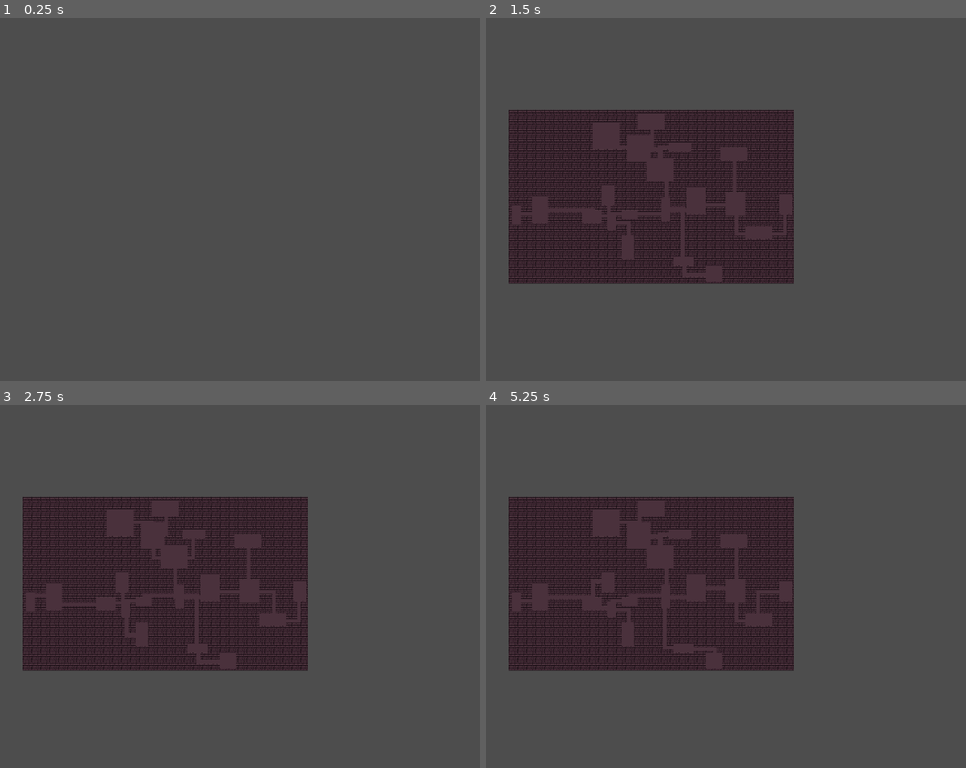
Above: before the commit, frames 1-4 (two rows, left to right).
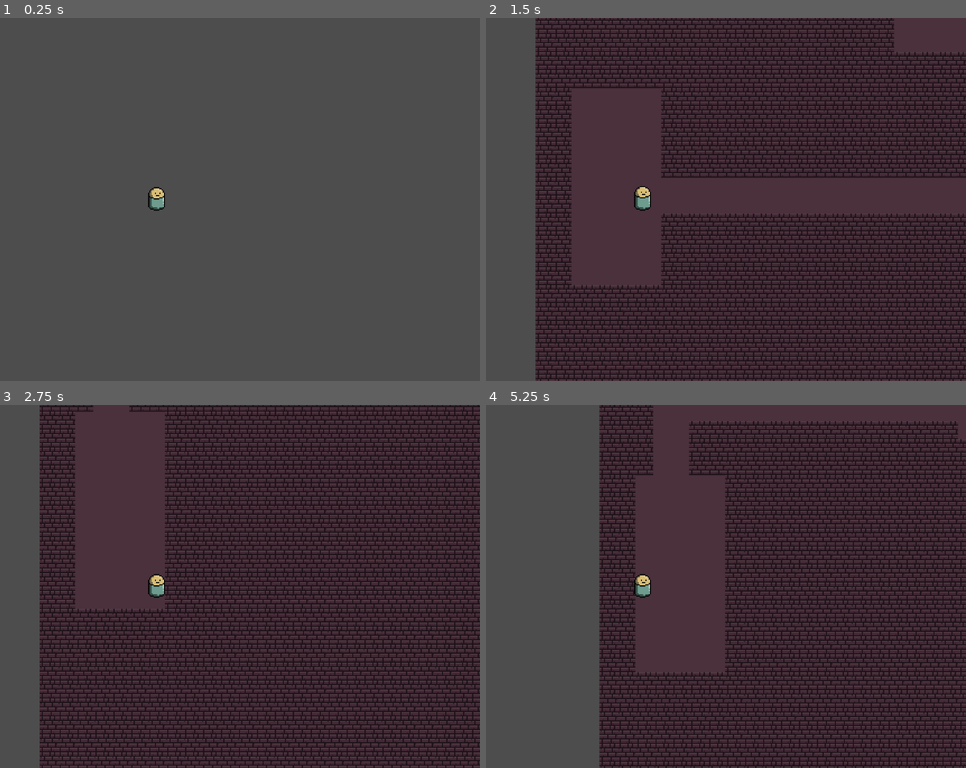
Above: after the commit, the same moments.

Repository: guywiththenose/DungeonGame
Game: Godot game, scene res://Tilemap/main.tscn
Two runs of this game, one before a commit and one after it. Both use one fixed random seed, a clock stepped at 60 frames per second and the inputs below.
Inputs:
- Up to frame 1 (0.25 s): no input
- Up to frame 2 (1.5 s): tap Enter at 0.5 s; hold D (right) 0.53-1.28 s; hold Space (make) 0.53-1.28 s; hold S (down) from 1.28 s (still down); tap Space (make) at 1.35 s
- Up to frame 3 (2.75 s): release S (down) at 2.03 s; hold D (right) from 2.03 s (still down); hold Space (make) from 2.03 s (still down)
- Up to frame 4 (5.25 s): release D (right) at 2.78 s; release Space (make) at 2.78 s; hold W (up) 2.78-3.53 s; tap Space (make) at 2.85, 4.35 s; hold Space (make) 3.53-4.28 s; hold A (left) 3.53-5.03 s; tap Enter at 5 s; hold S (down) from 5.03 s (still down); hold Space (make) from 5.03 s (still down)

The runs differ from the first frame. In frame 1, 0.2% of the frame differs, in the area x 30-35%, y 46-54%; in frame 2, 68%; in frame 3, 69%, in the area x 4-100%, y 0-100%; in frame 4, 65%.
Error before the commit: Invalid call. Nonexistent function 'get_closest_point' in base 'Nil'. (res://Main.gd:99)
Error after the commit: Invalid call. Nonexistent function 'get_closest_point' in base 'Nil'. (res://Main.gd:105)

Commit message:
v1.7
character generation

Diff:
--- a/Main.gd
+++ b/Main.gd
@@ -5,7 +5,7 @@
 @onready var map = $TileMap
 
 var tile_size = 16
-var num_rooms = 50
+var num_rooms = 40
 var min_size = 4
 var max_size = 10
 var hspread = 400
@@ -14,14 +14,20 @@
 var path
 var start_room
 var end_room
+@onready var player = $Player
 
-var draw_rooms = false
+@export var draw_rooms = false
 
 func _ready():
 	randomize()
-	make_rooms()
-	find_end_room()
-	find_start_room()
+	await make_rooms()
+	await make_map()
+	await find_end_room()
+	await find_start_room()
+	await generate_player()
+
+func generate_player():
+	player.position = start_room.position
 
 func make_rooms():
 	for i in range(num_rooms):
--- a/Room.tscn
+++ b/Room.tscn
@@ -3,6 +3,9 @@
 [ext_resource type="Script" path="res://Room.gd" id="1_456wb"]
 
 [node name="Room" type="RigidBody2D"]
+collision_layer = 2
+collision_mask = 2
+lock_rotation = true
 script = ExtResource("1_456wb")
 
 [node name="CollisionShape2D" type="CollisionShape2D" parent="."]
--- a/Tilemap/main.tscn
+++ b/Tilemap/main.tscn
@@ -1,7 +1,8 @@
-[gd_scene load_steps=5 format=3 uid="uid://c5kqwqcpr4yms"]
+[gd_scene load_steps=6 format=3 uid="uid://c5kqwqcpr4yms"]
 
 [ext_resource type="Script" path="res://Main.gd" id="1_8tl6d"]
 [ext_resource type="Texture2D" uid="uid://d21dvcpupfep4" path="res://0x72_16x16DungeonTileset.v5/0x72_16x16DungeonTileset.v5.png" id="2_htvec"]
+[ext_resource type="PackedScene" uid="uid://bn85kdfgutoyg" path="res://player.tscn" id="3_qc3ik"]
 
 [sub_resource type="TileSetAtlasSource" id="TileSetAtlasSource_o5xc4"]
 texture = ExtResource("2_htvec")
@@ -74,6 +75,7 @@
 1:1/0 = 0
 1:1/0/physics_layer_0/linear_velocity = Vector2(0, 0)
 1:1/0/physics_layer_0/angular_velocity = 0.0
+1:1/0/physics_layer_0/polygon_0/points = PackedVector2Array(-8, -8, 8, -8, 8, 8, -8, 8)
 2:1/0 = 0
 2:1/0/physics_layer_0/linear_velocity = Vector2(0, 0)
 2:1/0/physics_layer_0/angular_velocity = 0.0
@@ -1056,11 +1058,15 @@
 
 [node name="Rooms" type="Node2D" parent="."]
 
-[node name="Camera2D" type="Camera2D" parent="."]
-zoom = Vector2(0.2, 0.2)
-
 [node name="TileMap" type="TileMap" parent="."]
 show_behind_parent = true
 tile_set = SubResource("TileSet_nr761")
 rendering_quadrant_size = 32
 format = 2
+
+[node name="Player" parent="." instance=ExtResource("3_qc3ik")]
+position = Vector2(2897, -1129)
+speed = 100
+
+[node name="Camera2D" type="Camera2D" parent="Player"]
+zoom = Vector2(2, 2)
--- /dev/null
+++ b/main.tscn
@@ -0,0 +1,435 @@
+[gd_scene load_steps=5 format=3 uid="uid://c5kqwqcpr4yms"]
+
+[ext_resource type="Script" path="res://Main.gd" id="1_i85p4"]
+[ext_resource type="Texture2D" uid="uid://d21dvcpupfep4" path="res://0x72_16x16DungeonTileset.v5/0x72_16x16DungeonTileset.v5.png" id="2_jfb7n"]
+
+[sub_resource type="TileSetAtlasSource" id="TileSetAtlasSource_o5xc4"]
+texture = ExtResource("2_jfb7n")
+0:0/0 = 0
+1:0/0 = 0
+2:0/0 = 0
+3:0/0 = 0
+4:0/0 = 0
+5:0/0 = 0
+6:0/0 = 0
+7:0/0 = 0
+8:0/0 = 0
+9:0/0 = 0
+10:0/0 = 0
+11:0/0 = 0
+12:0/0 = 0
+13:0/0 = 0
+14:0/0 = 0
+15:0/0 = 0
+16:0/0 = 0
+17:0/0 = 0
+18:0/0 = 0
+19:0/0 = 0
+20:0/0 = 0
+0:1/0 = 0
+1:1/0 = 0
+2:1/0 = 0
+3:1/0 = 0
+4:1/0 = 0
+5:1/0 = 0
+6:1/0 = 0
+7:1/0 = 0
+8:1/0 = 0
+9:1/0 = 0
+10:1/0 = 0
+11:1/0 = 0
+12:1/0 = 0
+13:1/0 = 0
+14:1/0 = 0
+15:1/0 = 0
+16:1/0 = 0
+17:1/0 = 0
+18:1/0 = 0
+19:1/0 = 0
+20:1/0 = 0
+22:1/0 = 0
+23:1/0 = 0
+24:1/0 = 0
+25:1/0 = 0
+27:1/0 = 0
+28:1/0 = 0
+0:2/0 = 0
+1:2/0 = 0
+2:2/0 = 0
+3:2/0 = 0
+4:2/0 = 0
+5:2/0 = 0
+6:2/0 = 0
+7:2/0 = 0
+8:2/0 = 0
+9:2/0 = 0
+10:2/0 = 0
+11:2/0 = 0
+12:2/0 = 0
+13:2/0 = 0
+14:2/0 = 0
+15:2/0 = 0
+16:2/0 = 0
+18:2/0 = 0
+19:2/0 = 0
+20:2/0 = 0
+22:2/0 = 0
+23:2/0 = 0
+24:2/0 = 0
+25:2/0 = 0
+27:2/0 = 0
+28:2/0 = 0
+0:3/0 = 0
+1:3/0 = 0
+2:3/0 = 0
+3:3/0 = 0
+4:3/0 = 0
+5:3/0 = 0
+6:3/0 = 0
+7:3/0 = 0
+8:3/0 = 0
+9:3/0 = 0
+10:3/0 = 0
+11:3/0 = 0
+12:3/0 = 0
+13:3/0 = 0
+14:3/0 = 0
+15:3/0 = 0
+16:3/0 = 0
+18:3/0 = 0
+19:3/0 = 0
+20:3/0 = 0
+0:4/0 = 0
+1:4/0 = 0
+2:4/0 = 0
+3:4/0 = 0
+4:4/0 = 0
+5:4/0 = 0
+6:4/0 = 0
+7:4/0 = 0
+8:4/0 = 0
+9:4/0 = 0
+10:4/0 = 0
+11:4/0 = 0
+12:4/0 = 0
+13:4/0 = 0
+14:4/0 = 0
+15:4/0 = 0
+16:4/0 = 0
+17:4/0 = 0
+18:4/0 = 0
+19:4/0 = 0
+20:4/0 = 0
+0:5/0 = 0
+1:5/0 = 0
+2:5/0 = 0
+3:5/0 = 0
+4:5/0 = 0
+5:5/0 = 0
+6:5/0 = 0
+7:5/0 = 0
+8:5/0 = 0
+9:5/0 = 0
+10:5/0 = 0
+11:5/0 = 0
+12:5/0 = 0
+13:5/0 = 0
+14:5/0 = 0
+15:5/0 = 0
+16:5/0 = 0
+17:5/0 = 0
+18:5/0 = 0
+19:5/0 = 0
+20:5/0 = 0
+25:5/0 = 0
+26:5/0 = 0
+27:5/0 = 0
+28:5/0 = 0
+29:5/0 = 0
+0:6/0 = 0
+0:6/0/terrain_set = 0
+0:6/0/terrain = 0
+0:6/0/terrains_peering_bit/right_side = 0
+0:6/0/terrains_peering_bit/bottom_right_corner = 0
+0:6/0/terrains_peering_bit/bottom_side = 0
+1:6/0 = 0
+1:6/0/terrain_set = 0
+1:6/0/terrain = 0
+1:6/0/terrains_peering_bit/right_side = 0
+1:6/0/terrains_peering_bit/bottom_right_corner = 0
+1:6/0/terrains_peering_bit/bottom_side = 0
+1:6/0/terrains_peering_bit/bottom_left_corner = 0
+1:6/0/terrains_peering_bit/left_side = 0
+2:6/0 = 0
+2:6/0/terrain_set = 0
+2:6/0/terrain = 0
+2:6/0/terrains_peering_bit/right_side = 0
+2:6/0/terrains_peering_bit/bottom_right_corner = 0
+2:6/0/terrains_peering_bit/bottom_side = 0
+2:6/0/terrains_peering_bit/bottom_left_corner = 0
+2:6/0/terrains_peering_bit/left_side = 0
+3:6/0 = 0
+3:6/0/terrain_set = 0
+3:6/0/terrain = 0
+3:6/0/terrains_peering_bit/bottom_side = 0
+3:6/0/terrains_peering_bit/bottom_left_corner = 0
+3:6/0/terrains_peering_bit/left_side = 0
+4:6/0 = 0
+5:6/0 = 0
+6:6/0 = 0
+7:6/0 = 0
+8:6/0 = 0
+9:6/0 = 0
+10:6/0 = 0
+11:6/0 = 0
+12:6/0 = 0
+13:6/0 = 0
+14:6/0 = 0
+15:6/0 = 0
+17:6/0 = 0
+18:6/0 = 0
+19:6/0 = 0
+21:6/0 = 0
+22:6/0 = 0
+23:6/0 = 0
+25:6/0 = 0
+27:6/0 = 0
+28:6/0 = 0
+29:6/0 = 0
+0:7/0 = 0
+0:7/0/terrain_set = 0
+0:7/0/terrain = 0
+0:7/0/terrains_peering_bit/right_side = 0
+0:7/0/terrains_peering_bit/bottom_right_corner = 0
+0:7/0/terrains_peering_bit/bottom_side = 0
+0:7/0/terrains_peering_bit/top_side = 0
+0:7/0/terrains_peering_bit/top_right_corner = 0
+1:7/0 = 0
+1:7/0/terrain_set = 0
+1:7/0/terrain = 0
+1:7/0/terrains_peering_bit/right_side = 0
+1:7/0/terrains_peering_bit/bottom_right_corner = 0
+1:7/0/terrains_peering_bit/bottom_side = 0
+1:7/0/terrains_peering_bit/bottom_left_corner = 0
+1:7/0/terrains_peering_bit/left_side = 0
+1:7/0/terrains_peering_bit/top_left_corner = 0
+1:7/0/terrains_peering_bit/top_side = 0
+1:7/0/terrains_peering_bit/top_right_corner = 0
+2:7/0 = 0
+2:7/0/terrain_set = 0
+2:7/0/terrain = 0
+2:7/0/terrains_peering_bit/right_side = 0
+2:7/0/terrains_peering_bit/bottom_right_corner = 0
+2:7/0/terrains_peering_bit/bottom_side = 0
+2:7/0/terrains_peering_bit/bottom_left_corner = 0
+2:7/0/terrains_peering_bit/left_side = 0
+2:7/0/terrains_peering_bit/top_left_corner = 0
+2:7/0/terrains_peering_bit/top_side = 0
+2:7/0/terrains_peering_bit/top_right_corner = 0
+3:7/0 = 0
+3:7/0/terrain_set = 0
+3:7/0/terrain = 0
+3:7/0/terrains_peering_bit/bottom_side = 0
+3:7/0/terrains_peering_bit/bottom_left_corner = 0
+3:7/0/terrains_peering_bit/left_side = 0
+3:7/0/terrains_peering_bit/top_left_corner = 0
+3:7/0/terrains_peering_bit/top_side = 0
+4:7/0 = 0
+4:7/0/terrain_set = 0
+4:7/0/terrain = 0
+4:7/0/terrains_peering_bit/right_side = 0
+4:7/0/terrains_peering_bit/bottom_right_corner = 0
+4:7/0/terrains_peering_bit/bottom_side = 0
+4:7/0/terrains_peering_bit/bottom_left_corner = 0
+4:7/0/terrains_peering_bit/left_side = 0
+4:7/0/terrains_peering_bit/top_left_corner = 0
+4:7/0/terrains_peering_bit/top_side = 0
+4:7/0/terrains_peering_bit/top_right_corner = 0
+5:7/0 = 0
+6:7/0 = 0
+7:7/0 = 0
+8:7/0 = 0
+9:7/0 = 0
+10:7/0 = 0
+11:7/0 = 0
+12:7/0 = 0
+13:7/0 = 0
+14:7/0 = 0
+15:7/0 = 0
+17:7/0 = 0
+18:7/0 = 0
+19:7/0 = 0
+21:7/0 = 0
+23:7/0 = 0
+25:7/0 = 0
+26:7/0 = 0
+27:7/0 = 0
+28:7/0 = 0
+29:7/0 = 0
+0:8/0 = 0
+0:8/0/terrain_set = 0
+0:8/0/terrain = 0
+0:8/0/terrains_peering_bit/right_side = 0
+0:8/0/terrains_peering_bit/top_side = 0
+0:8/0/terrains_peering_bit/top_right_corner = 0
+1:8/0 = 0
+1:8/0/terrain_set = 0
+1:8/0/terrain = 0
+1:8/0/terrains_peering_bit/right_side = 0
+1:8/0/terrains_peering_bit/left_side = 0
+1:8/0/terrains_peering_bit/top_left_corner = 0
+1:8/0/terrains_peering_bit/top_side = 0
+1:8/0/terrains_peering_bit/top_right_corner = 0
+2:8/0 = 0
+2:8/0/terrain_set = 0
+2:8/0/terrain = 0
+2:8/0/terrains_peering_bit/right_side = 0
+2:8/0/terrains_peering_bit/left_side = 0
+2:8/0/terrains_peering_bit/top_left_corner = 0
+2:8/0/terrains_peering_bit/top_side = 0
+2:8/0/terrains_peering_bit/top_right_corner = 0
+3:8/0 = 0
+3:8/0/terrain_set = 0
+3:8/0/terrain = 0
+3:8/0/terrains_peering_bit/left_side = 0
+3:8/0/terrains_peering_bit/top_left_corner = 0
+3:8/0/terrains_peering_bit/top_side = 0
+4:8/0 = 0
+5:8/0 = 0
+6:8/0 = 0
+8:8/0 = 0
+9:8/0 = 0
+10:8/0 = 0
+11:8/0 = 0
+12:8/0 = 0
+13:8/0 = 0
+14:8/0 = 0
+15:8/0 = 0
+21:8/0 = 0
+22:8/0 = 0
+23:8/0 = 0
+25:8/0 = 0
+27:8/0 = 0
+28:8/0 = 0
+0:9/0 = 0
+1:9/0 = 0
+2:9/0 = 0
+3:9/0 = 0
+4:9/0 = 0
+5:9/0 = 0
+6:9/0 = 0
+8:9/0 = 0
+9:9/0 = 0
+10:9/0 = 0
+11:9/0 = 0
+12:9/0 = 0
+13:9/0 = 0
+14:9/0 = 0
+15:9/0 = 0
+0:10/0 = 0
+1:10/0 = 0
+2:10/0 = 0
+3:10/0 = 0
+4:10/0 = 0
+5:10/0 = 0
+7:10/0 = 0
+8:10/0 = 0
+9:10/0 = 0
+10:10/0 = 0
+11:10/0 = 0
+12:10/0 = 0
+13:10/0 = 0
+14:10/0 = 0
+15:10/0 = 0
+0:11/0 = 0
+1:11/0 = 0
+2:11/0 = 0
+3:11/0 = 0
+4:11/0 = 0
+5:11/0 = 0
+6:11/0 = 0
+7:11/0 = 0
+8:11/0 = 0
+9:11/0 = 0
+10:11/0 = 0
+11:11/0 = 0
+12:11/0 = 0
+13:11/0 = 0
+14:11/0 = 0
+15:11/0 = 0
+0:12/0 = 0
+1:12/0 = 0
+2:12/0 = 0
+3:12/0 = 0
+4:12/0 = 0
+5:12/0 = 0
+6:12/0 = 0
+7:12/0 = 0
+8:12/0 = 0
+9:12/0 = 0
+10:12/0 = 0
+11:12/0 = 0
+12:12/0 = 0
+13:12/0 = 0
+14:12/0 = 0
+15:12/0 = 0
+0:13/0 = 0
+1:13/0 = 0
+2:13/0 = 0
+3:13/0 = 0
+4:13/0 = 0
+5:13/0 = 0
+7:13/0 = 0
+8:13/0 = 0
+9:13/0 = 0
+10:13/0 = 0
+11:13/0 = 0
+12:13/0 = 0
+13:13/0 = 0
+14:13/0 = 0
+15:13/0 = 0
+0:14/0 = 0
+1:14/0 = 0
+2:14/0 = 0
+3:14/0 = 0
+6:14/0 = 0
+7:14/0 = 0
+8:14/0 = 0
+9:14/0 = 0
+10:14/0 = 0
+11:14/0 = 0
+12:14/0 = 0
+13:14/0 = 0
+14:14/0 = 0
+15:14/0 = 0
+6:15/0 = 0
+7:15/0 = 0
+8:15/0 = 0
+9:15/0 = 0
+10:15/0 = 0
+11:15/0 = 0
+12:15/0 = 0
+13:15/0 = 0
+14:15/0 = 0
+15:15/0 = 0
+
+[sub_resource type="TileSet" id="TileSet_nr761"]
+terrain_set_0/mode = 0
+terrain_set_0/terrain_0/name = "miaow 0"
+terrain_set_0/terrain_0/color = Color(0.654175, 0.0468647, 0.533928, 1)
+sources/4 = SubResource("TileSetAtlasSource_o5xc4")
+
+[node name="Main" type="Node2D"]
+script = ExtResource("1_i85p4")
+
+[node name="Rooms" type="Node2D" parent="."]
+
+[node name="Camera2D" type="Camera2D" parent="."]
+zoom = Vector2(0.2, 0.2)
+
+[node name="TileMap" type="TileMap" parent="."]
+show_behind_parent = true
+tile_set = SubResource("TileSet_nr761")
+rendering_quadrant_size = 32
+format = 2
+layer_0/tile_data = PackedInt32Array(65537, 4, 7, 131073, 4, 7, 196609, 4, 8, 196610, 65540, 8, 196611, 65540, 8, 196612, 65540, 8, 196613, 196612, 8, 131077, 196612, 7, 65541, 196612, 7, 65540, 65540, 7, 65539, 262148, 7, 65538, 262148, 7, 131074, 65540, 7, 131075, 65540, 7, 131076, 65540, 7, 1, 4, 6, 2, 131076, 6, 3, 131076, 6, 4, 131076, 6, 5, 196612, 6)
